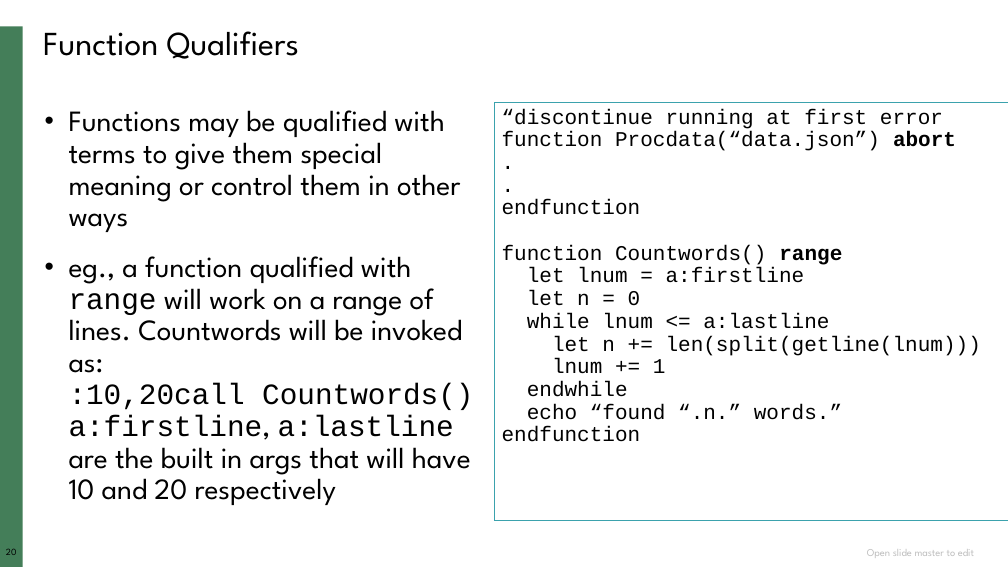
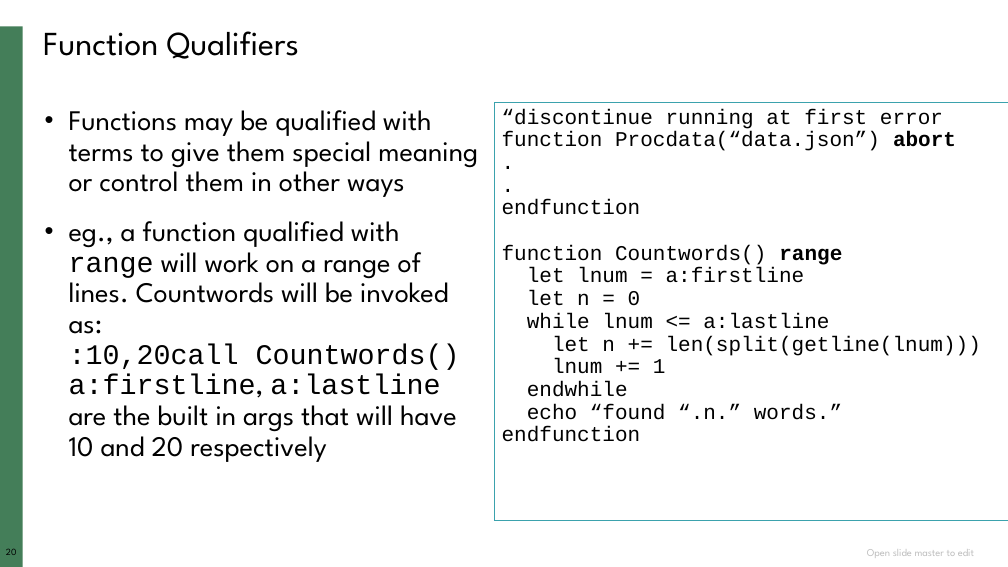
Before and after one commit to ketancmaheshwari/vim, a slide deck: slide 20 of vimscriptpres.pptx. Drawn at 1008x567 pixels with LibreOffice and Linux fonts; fonts in the diff are those of the drawing; background and template pictures are left out. Boxes give left, top, right and bottom in pixels: in the first picture for what was removed or moved away, otherwise in the second. Text is boxed around its words. In the diff, an @@ line names an element or a change of style, - is before the commit and + after.

```diff
--- a/vimscriptpres.pptx
+++ b/vimscriptpres.pptx
@@ text "Functions may be qualified with ..." at bbox=[69, 110, 478, 462]: size 28 to 27 pt @@
```
Also in this commit, not shown: 8 other slides changed, 1 other file.
